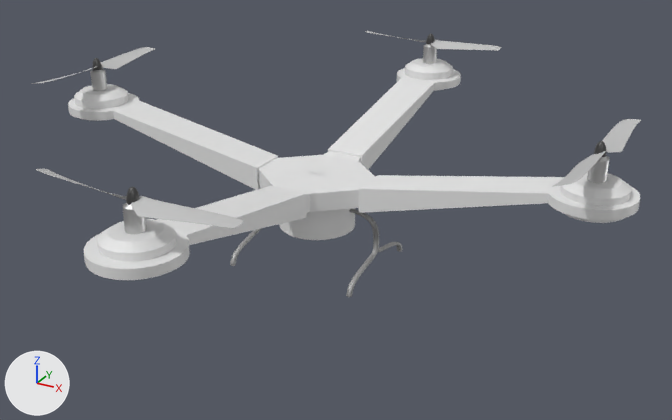
An edit to the Blender file Arman/Drone 1.blend, drawn before and after from the same camera.
Camera for both pictures: a camera (50 mm lens) standing at (11.23, -19.39, 9.02) and looking at (0.59, -0.05, -0.65). Arrows for +X, +Y and +Z are at lower left; the lights stay in place.
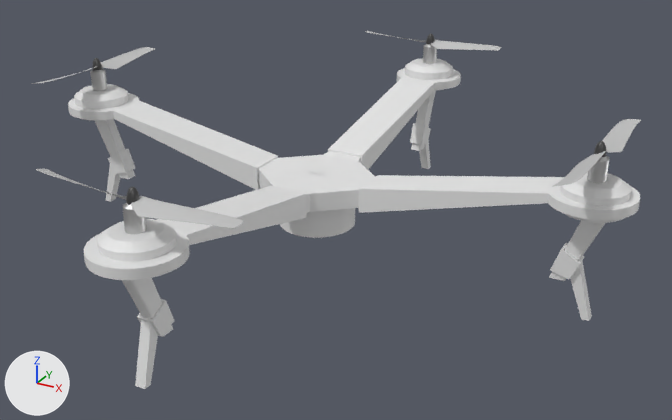
Patch to the scene script:
```diff
--- a/Arman/Drone 1.blend.py
+++ b/Arman/Drone 1.blend.py
@@ me_cube_020 @@
+me_cube_020.from_pydata([(0.058, 0.058, -0.521), (0.058, -0.289, 0.348), (0.058, 0.24, -0.519), (0.058, -0.102, 0.674), (0.31, 0.058, -0.521), (0.31, -0.289, 0.348), (0.31, 0.24, -0.519), (0.31, -0.102, 0.674)], [], [(0, 1, 3, 2), (2, 3, 7, 6), (6, 7, 5, 4), (4, 5, 1, 0), (2, 6, 4, 0), (7, 3, 1, 5)])
@@ ob_cylinder @@
 ob_cylinder = bpy.data.objects.new('Cylinder', me_cylinder)
-ob_cylinder.location = (0.0, 0.0, -0.75)
-ob_cylinder.scale = (1.0, 1.0, 0.464)
+ob_cylinder.location = (0.0, 0.0, -0.71)
+ob_cylinder.scale = (1.0, 1.0, 0.435)
@@ ob_beziercurve @@
-ob_beziercurve = bpy.data.objects.new('BezierCurve', cu_beziercurve_001)
@@ ob_cube_026 @@
+ob_cube_026 = bpy.data.objects.new('Cube.026', me_cube_020)
+ob_cube_026.location = (7.07, 0.13, -1.37)
+ob_cube_026.rotation_euler = (0.0243, 0.0, 4.727)  # degrees (1.4, 0, 271)
+ob_cube_026.scale = (1.0, 1.0, 1.19)
@@ ob_cube_025 @@
+ob_cube_025 = bpy.data.objects.new('Cube.025', me_cube_019)  # 16 vertices, 16 faces; spans x -0.99..1.02, y -1.0..1.16, z -1.35..1.0
+ob_cube_025.location = (6.63, -0.06, -0.64)
+ob_cube_025.rotation_euler = (-0.529, 0.0, 4.727)  # degrees (-30, 0, 271)
+ob_cube_025.scale = (0.205, 0.266, 0.261)
@@ ob_cube_024 @@
+ob_cube_024 = bpy.data.objects.new('Cube.024', me_cube_018)  # 24 vertices, 13 faces; spans x -1.49..0.59, y -0.65..0.81, z -3.97..4.11
+ob_cube_024.location = (6.93, -0.12, -0.01)
+ob_cube_024.rotation_euler = (-1.572, 0.0, 4.727)  # degrees (-90, 0, 271)
+ob_cube_024.scale = (0.157, 1.33, 0.157)
@@ ob_cube_023 @@
+ob_cube_023 = bpy.data.objects.new('Cube.023', me_cube_020.copy())
+ob_cube_023.location = (0.16, -7.01, -1.37)
+ob_cube_023.rotation_euler = (0.0243, 0.0, 3.146)  # degrees (1.4, 0, 180)
+ob_cube_023.scale = (1.0, 1.0, 1.19)
@@ ob_cube_022 @@
+ob_cube_022 = bpy.data.objects.new('Cube.022', me_cube_019.copy())
+ob_cube_022.location = (-0.03, -6.56, -0.64)
+ob_cube_022.rotation_euler = (-0.529, 0.0, 3.146)  # degrees (-30, 0, 180)
+ob_cube_022.scale = (0.205, 0.266, 0.261)
@@ ob_cube_021 @@
+ob_cube_021 = bpy.data.objects.new('Cube.021', me_cube_018.copy())
+ob_cube_021.location = (-0.1, -6.86, -0.01)
+ob_cube_021.rotation_euler = (-1.572, 0.0, 3.146)  # degrees (-90, 0, 180)
+ob_cube_021.scale = (0.157, 1.33, 0.157)
@@ ob_cube_020 @@
+ob_cube_020 = bpy.data.objects.new('Cube.020', me_cube_020.copy())
+ob_cube_020.location = (-7.05, -0.16, -1.37)
+ob_cube_020.rotation_euler = (0.0243, 0.0, 1.563)  # degrees (1.4, 0, 90)
+ob_cube_020.scale = (1.0, 1.0, 1.19)
@@ ob_cube_019 @@
+ob_cube_019 = bpy.data.objects.new('Cube.019', me_cube_019.copy())
+ob_cube_019.location = (-6.6, 0.02, -0.64)
+ob_cube_019.rotation_euler = (-0.529, 0.0, 1.563)  # degrees (-30, 0, 90)
+ob_cube_019.scale = (0.205, 0.266, 0.261)
@@ ob_cube_018 @@
+ob_cube_018 = bpy.data.objects.new('Cube.018', me_cube_018.copy())
+ob_cube_018.location = (-6.9, 0.09, -0.01)
+ob_cube_018.rotation_euler = (-1.572, 0.0, 1.563)  # degrees (-90, 0, 90)
+ob_cube_018.scale = (0.157, 1.33, 0.157)
@@ ob_cube_017 @@
+ob_cube_017 = bpy.data.objects.new('Cube.017', me_cube_020.copy())
+ob_cube_017.location = (-0.15, 6.92, -1.37)
+ob_cube_017.rotation_euler = (0.0243, 0.0, 0.0)  # degrees (1.4, 0, 0)
+ob_cube_017.scale = (1.0, 1.0, 1.19)
@@ ob_cube_016 @@
+ob_cube_016 = bpy.data.objects.new('Cube.016', me_cube_019.copy())
+ob_cube_016.location = (0.04, 6.47, -0.64)
+ob_cube_016.rotation_euler = (-0.529, 0.0, 0.0)  # degrees (-30, 0, 0)
+ob_cube_016.scale = (0.205, 0.266, 0.261)
@@ ob_cube_015 @@
+ob_cube_015 = bpy.data.objects.new('Cube.015', me_cube_018.copy())
+ob_cube_015.location = (0.11, 6.77, -0.01)
+ob_cube_015.rotation_euler = (-1.572, 0.0, 0.0)  # degrees (-90, 0, 0)
+ob_cube_015.scale = (0.157, 1.33, 0.157)
```

Boxes [x1, y1, x2, y2] around the edits, measured in the pictures (672 x 420 px):
'Cylinder', moved, rescaled (6% shorter)
    before: [279, 208, 355, 240]
    after: [280, 208, 355, 238]
'Cube.023', added
    after: [135, 320, 158, 389]
'Cube.021', added
    after: [122, 278, 173, 337]
'BezierCurve', deleted
    before: [230, 208, 402, 297]
'Cube.024', added
    after: [549, 221, 605, 281]
'Cube.018', added
    after: [95, 119, 135, 179]
'Cube.026', added
    after: [570, 261, 592, 321]
'Cube.025', added
    after: [550, 242, 584, 279]
'Cube.022', added
    after: [137, 299, 174, 336]
'Cube.019', added
    after: [108, 149, 135, 174]
'Cube.015', added
    after: [411, 91, 436, 151]
'Cube.016', added
    after: [410, 123, 431, 145]
'Cube.020', added
    after: [106, 165, 120, 202]
'Cube.017', added
    after: [419, 140, 431, 169]
